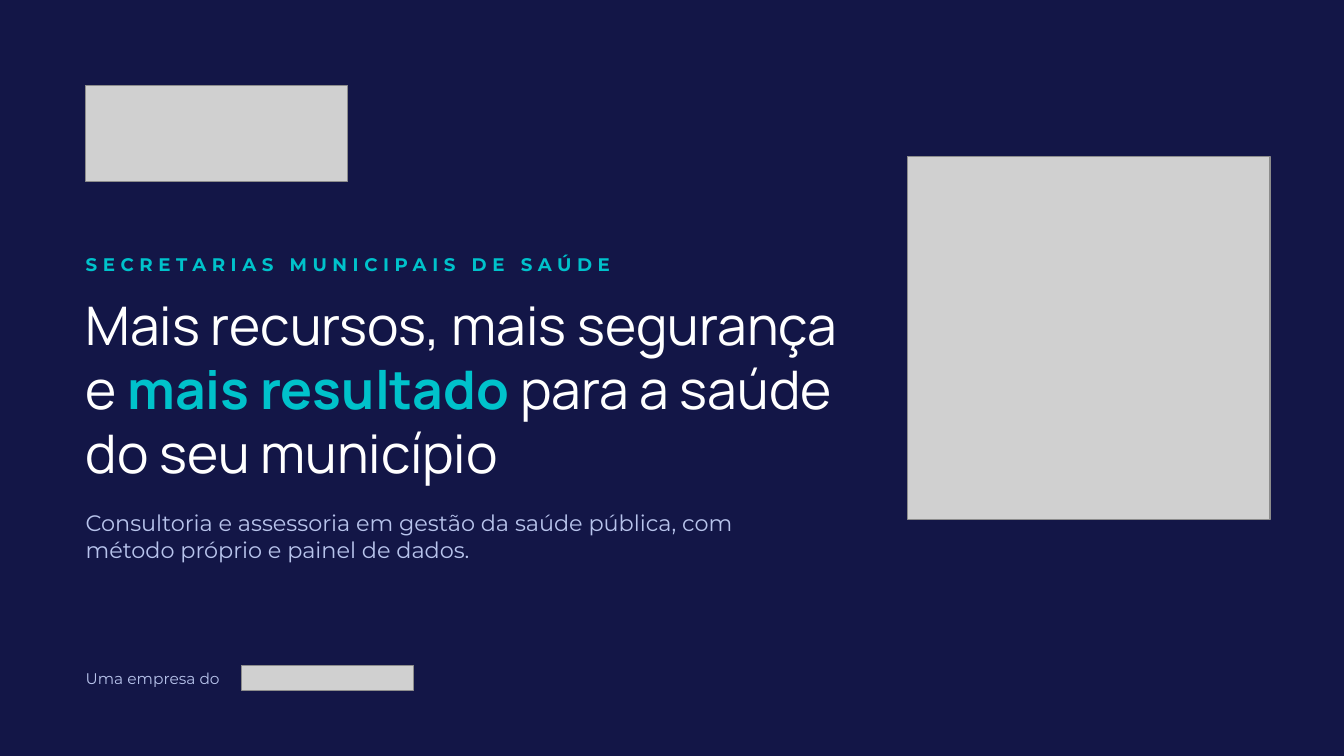
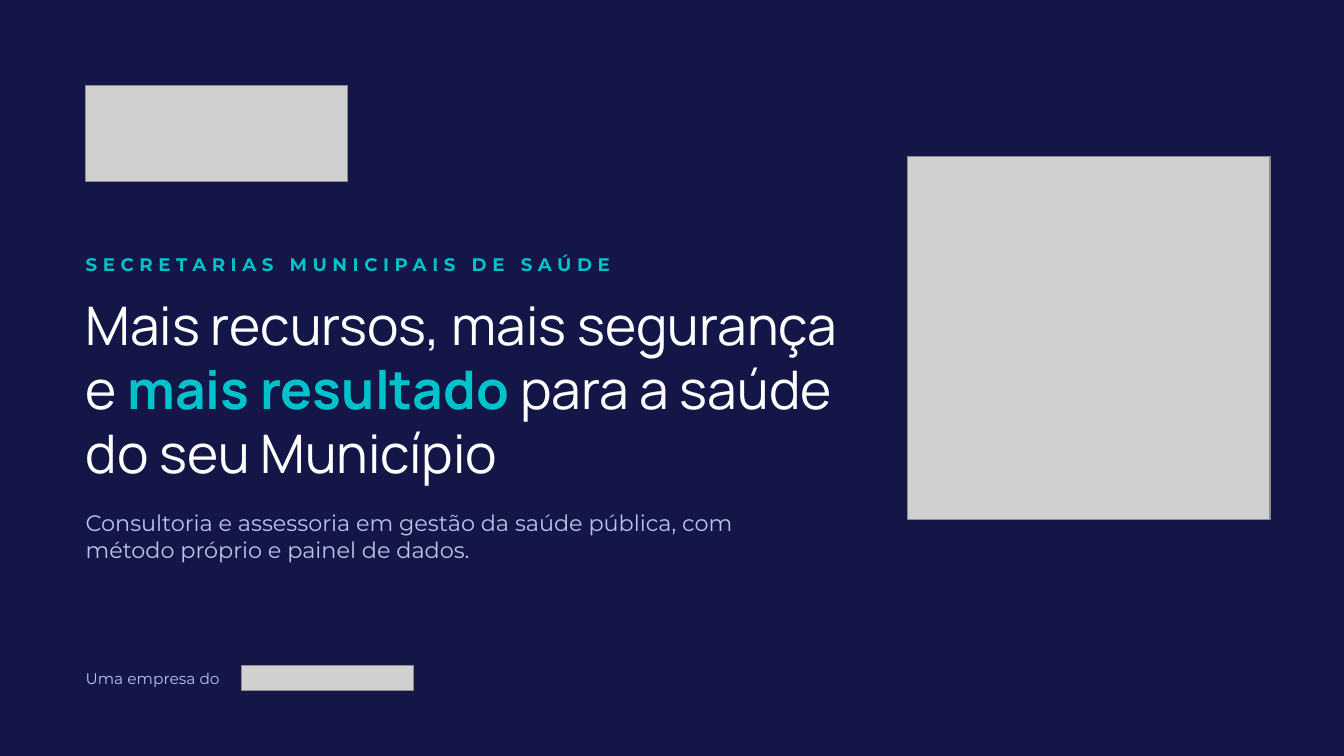
Before and after one commit to murilosantos100-hue/grupodesenvolve, a slide deck: slide 1 of apresentacoes/comercial-consultoria/Apresentacao Comercial - Desenvolve Consultoria.pptx. Drawn at 1344x756 pixels with LibreOffice and Linux fonts; fonts in the diff are those of the drawing; grey boxes stand for pictures; background and template pictures are left out; a plain dark background stands for a picture behind light text. Boxes give left, top, right and bottom in pixels: in the first picture for what was removed or moved away, otherwise in the second. Text is boxed around its words. In the diff, an @@ line names an element or a change of style, - is before the commit and + after.

```diff
--- a/apresentacoes/comercial-consultoria/Apresentacao Comercial - Desenvolve Consultoria.pptx
+++ b/apresentacoes/comercial-consultoria/Apresentacao Comercial - Desenvolve Consultoria.pptx
@@ text at [86,306,837,486]: text changed @@
-Mais recursos, mais segurança e mais resultado para a saúde do seu município
+Mais recursos, mais segurança e mais resultado para a saúde do seu Município
```
Also in this commit, not shown: 8 other slides changed, 3 other files.
